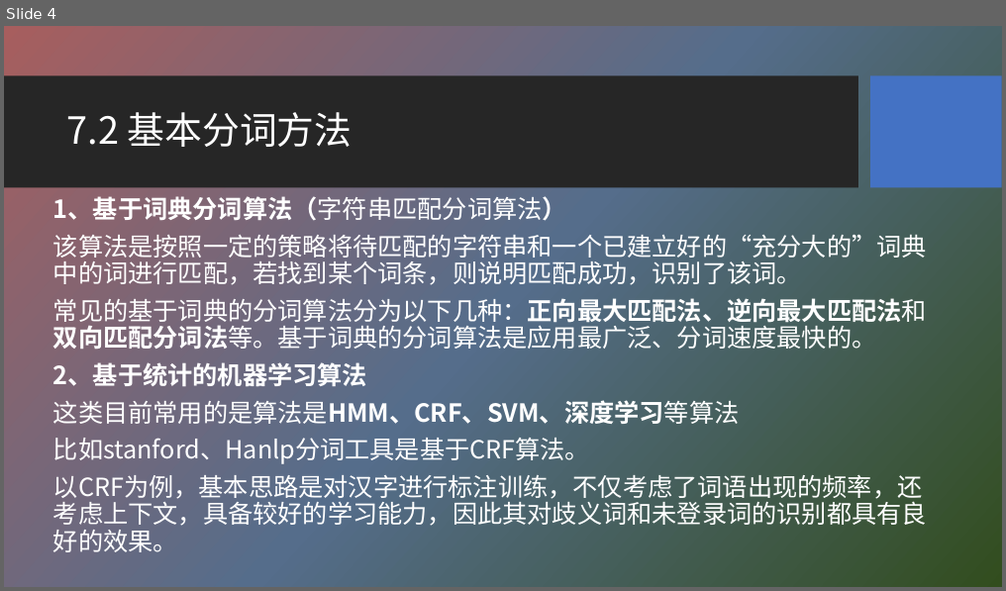
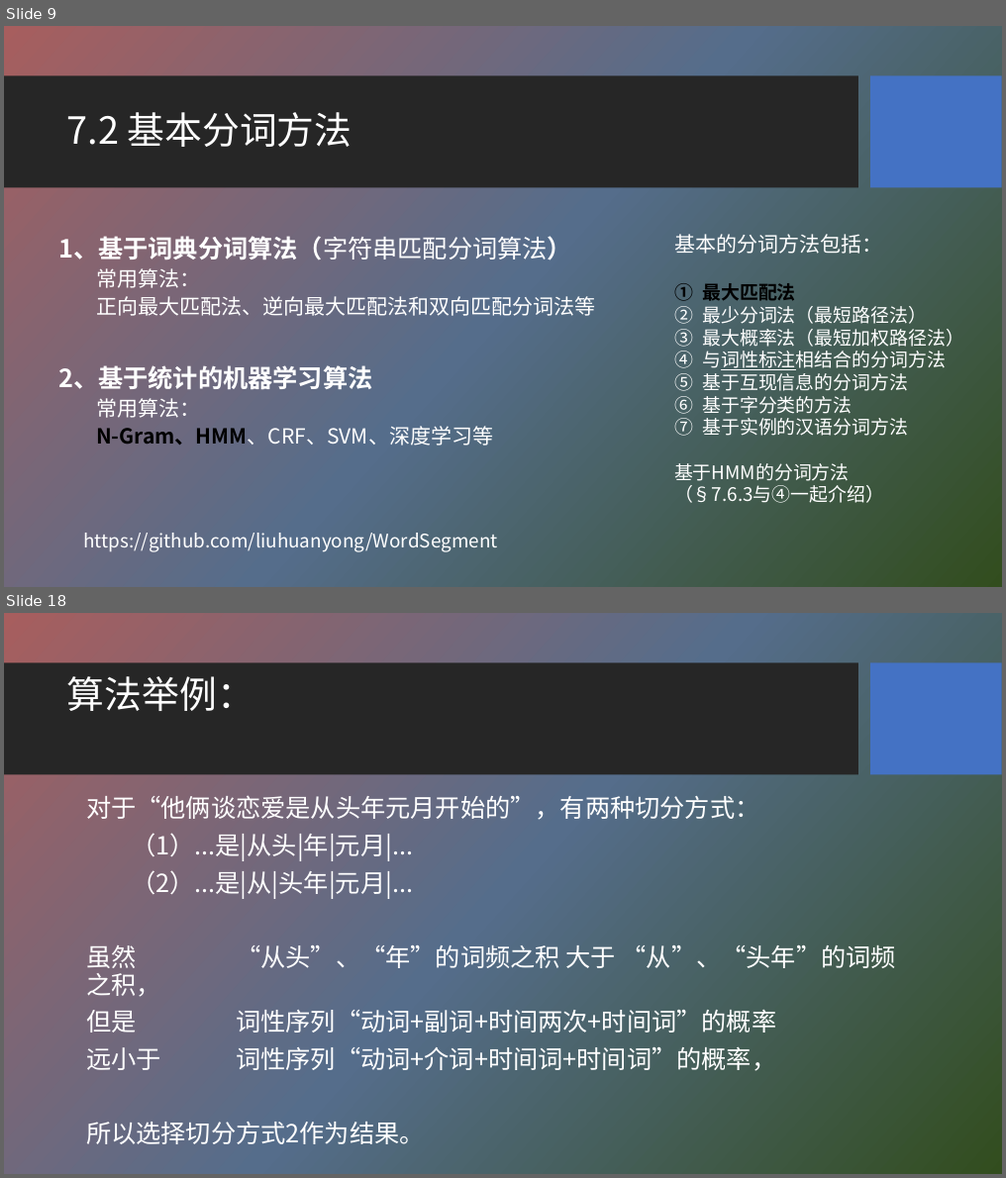
Before and after one commit to HBU/NLP_PPT, a slide deck: PPT-2020/ch07 词法分析.pptx. Shown one above the other, each under a label of ours: slide 4 before the commit, slides 9 and 18 after it; the slides between them are not shown. The pictures are 1006x591 and 1006x1178 pixels, drawn with LibreOffice and Linux fonts; fonts in the diff are those of the drawing; background and template pictures are left out. Boxes give left, top, right and bottom in pixels: in the first picture for what was removed or moved away, otherwise in the second. Text is boxed around its words. In the diff, an @@ line names an element or a change of style, - is before the commit and + after.

```diff
--- a/PPT-2020/ch07 词法分析.pptx
+++ b/PPT-2020/ch07 词法分析.pptx
@@ slide 18 added at (4,613,1002,1174), background picture (left out); not listed: 2 template elements that a slide beside it also shows @@
@@ title added at (67,676,254,711), 36 pt, text #FFFFFF @@
+算法举例：
@@ text added at (86,795,896,1145), 24 pt, text #FFFFFF @@
+对于“他俩谈恋爱是从头年元月开始的”，有两种切分方式：
+（1）...是|从头|年|元月|...
+（2）...是|从|头年|元月|...
+虽然 “从头”、“年”的词频之积 大于 “从”、“头年”的词频之积，
+但是 词性序列“动词+副词+时间两次+时间词”的概率
+远小于 词性序列“动词+介词+时间词+时间词”的概率，
+所以选择切分方式2作为结果。
@@ what was slide 4 is now slide 9 @@
@@ slide 9 changed as well @@
@@ text "1、基于词典分词算法（字符串匹配分词算法）": place and size @@
-text "1、基于词典分词算法（字符串匹配分词算法）" at (54,195,927,553)
+text "1、基于词典分词算法（字符串匹配分词算法）" at (58,236,596,446)
@@ text added at (674,234,964,503), 18 pt, text #FFFFFF @@
+基本的分词方法包括：
+1. 最大匹配法
+2. 最少分词法（最短路径法）
+3. 最大概率法（最短加权路径法）
+4. 与词性标注相结合的分词方法
+5. 基于互现信息的分词方法
+6. 基于字分类的方法
+7. 基于实例的汉语分词方法
+基于HMM的分词方法
+（§7.6.3与④一起介绍）
@@ text at (96,269,596,316): text changed; size 24 to 20 pt @@
-该算法是按照一定的策略将待匹配的字符串和一个已建立好的“充分大的”词典中的词进行匹配，若找到某个词条，则说明匹配成功，识别了该词。
-常见的基于词典的分词算法分为以下几种：正向最大匹配法、逆向最大匹配法和双向匹配分词法等。基于词典的分词算法是应用最广泛、分词速度最快的。
+  常用算法：
+  正向最大匹配法、逆向最大匹配法和双向匹配分词法等
@@ text at (96,398,493,446): text changed; size 24 to 20 pt @@
-这类目前常用的是算法是HMM、CRF、SVM、深度学习等算法
-比如stanford、Hanlp分词工具是基于CRF算法。
-以CRF为例，基本思路是对汉字进行标注训练，不仅考虑了词语出现的频率，还考虑上下文，具备较好的学习能力，因此其对歧义词和未登录词的识别都具有良好的效果。
+  常用算法：
+  N-Gram、HMM、CRF、SVM、深度学习等
@@ text added at (83,533,497,553), 18 pt, text #FFFFFF @@
+https://github.com/liuhuanyong/WordSegment
```
Also in this commit, not shown: 6 other slides changed, 28 other slides added, 2 other files.
